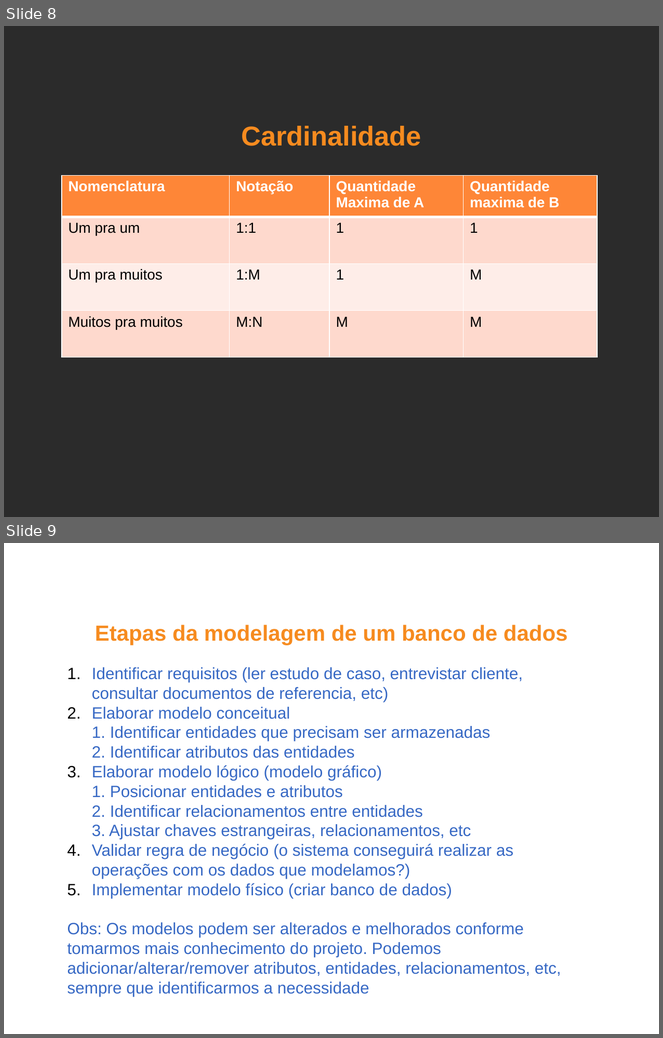
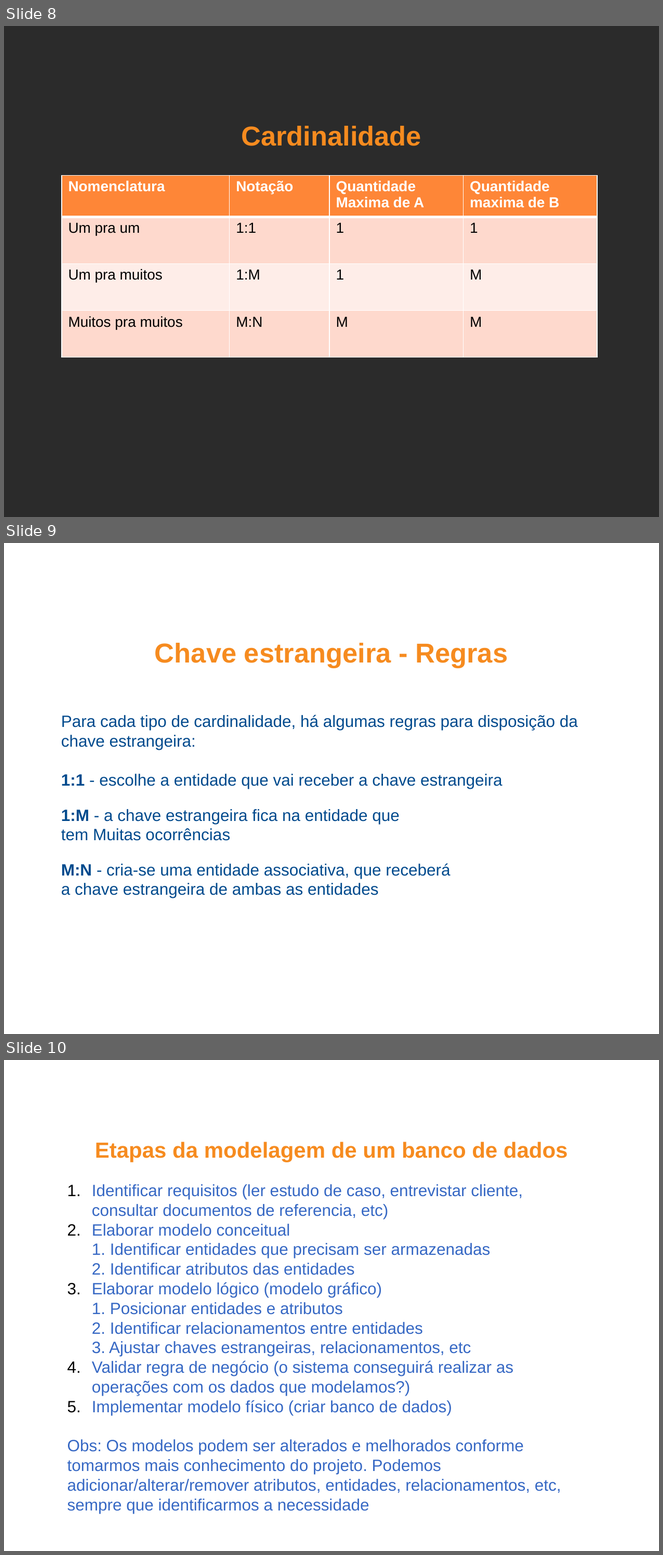
Before and after one commit to fcristinadebora/aulas_bd, a slide deck: slides/uc02 - modelagem de banco de dados.pptx. Shown one above the other, each under a label of ours: slides 8 and 9 before the commit, slides 8, 9 and 10 after it. The pictures are 663x1038 and 663x1555 pixels, drawn with LibreOffice and Linux fonts; fonts in the diff are those of the drawing; background and template pictures are left out; a plain dark background stands for a picture behind light text. Boxes give left, top, right and bottom in pixels: in the first picture for what was removed or moved away, otherwise in the second. Text is boxed around its words. In the diff, an @@ line names an element or a change of style, - is before the commit and + after.

Commit message:
atualiza slide

```diff
--- a/slides/uc02 - modelagem de banco de dados.pptx
+++ b/slides/uc02 - modelagem de banco de dados.pptx
@@ slide 9 added at (4, 543, 659, 1034), background picture (left out) @@
@@ text added at (155, 643, 508, 668), 30 pt, text #F68B1F, bold @@
+Chave estrangeira - Regras
@@ text added at (61, 715, 578, 898), 18 pt, text #004A8D @@
+Para cada tipo de cardinalidade, há algumas regras para disposição da chave estrangeira:
+1:1 - escolhe a entidade que vai receber a chave estrangeira
+1:M - a chave estrangeira fica na entidade que
+tem Muitas ocorrências
+M:N - cria-se uma entidade associativa, que receberá
+a chave estrangeira de ambas as entidades
@@ what was slide 9 is now slide 10 @@
```
